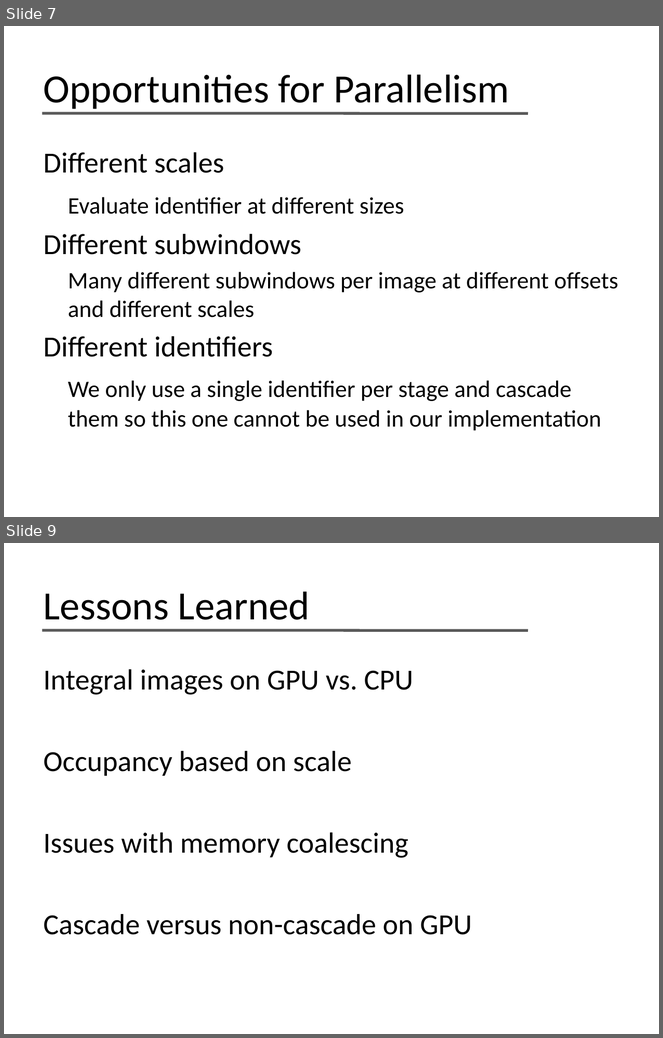
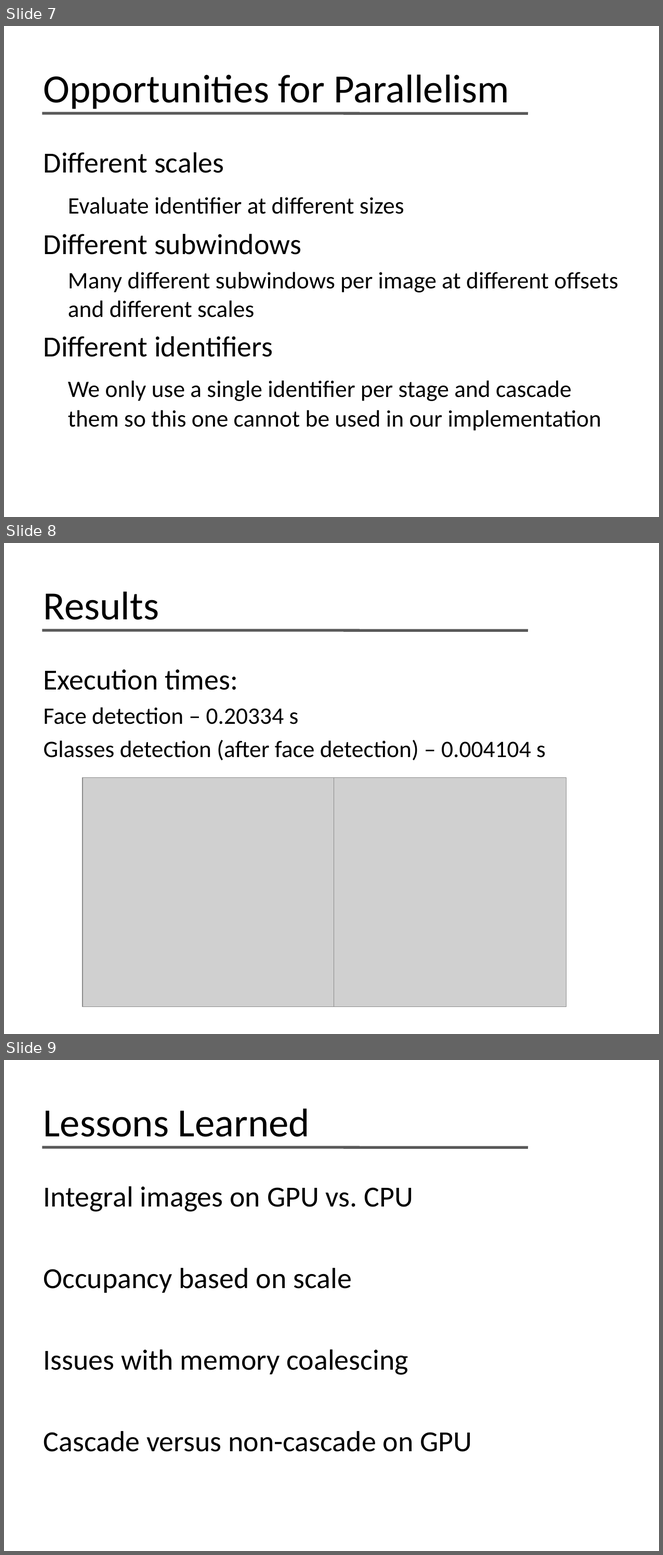
Before and after one commit to phil-monroe/EEC-277---GPU-Face-Detect, a slide deck: presentation/Face Detection on the GPU.pptx. Shown one above the other, each under a label of ours: slides 7 and 9 before the commit, slides 7, 8 and 9 after it; the slides between them are not shown. The pictures are 663x1038 and 663x1555 pixels, drawn with LibreOffice and Linux fonts; fonts in the diff are those of the drawing; grey boxes stand for pictures. Boxes give left, top, right and bottom in pixels: in the first picture for what was removed or moved away, otherwise in the second. Text is boxed around its words. In the diff, an @@ line names an element or a change of style, - is before the commit and + after.

Commit message:
updated presentation with results and other minor edits

```diff
--- a/presentation/Face Detection on the GPU.pptx
+++ b/presentation/Face Detection on the GPU.pptx
@@ slide 8 added at box(4, 543, 659, 1034), background #FFFFFF; not listed: 1 template element that a slide beside it also shows @@
@@ title added at box(44, 591, 159, 620), 44 pt, text #000000 @@
+Results
@@ text added at box(44, 669, 546, 760), 26 pt, text #000000 @@
+Execution times:
+Face detection – 0.20334 s
+Glasses detection (after face detection) – 0.004104 s
@@ picture added at box(83, 778, 334, 1007) @@
@@ picture added at box(334, 778, 566, 1007) @@
```
Also in this commit, not shown: 2 slides changed, 1 slide removed, 1 other file.
